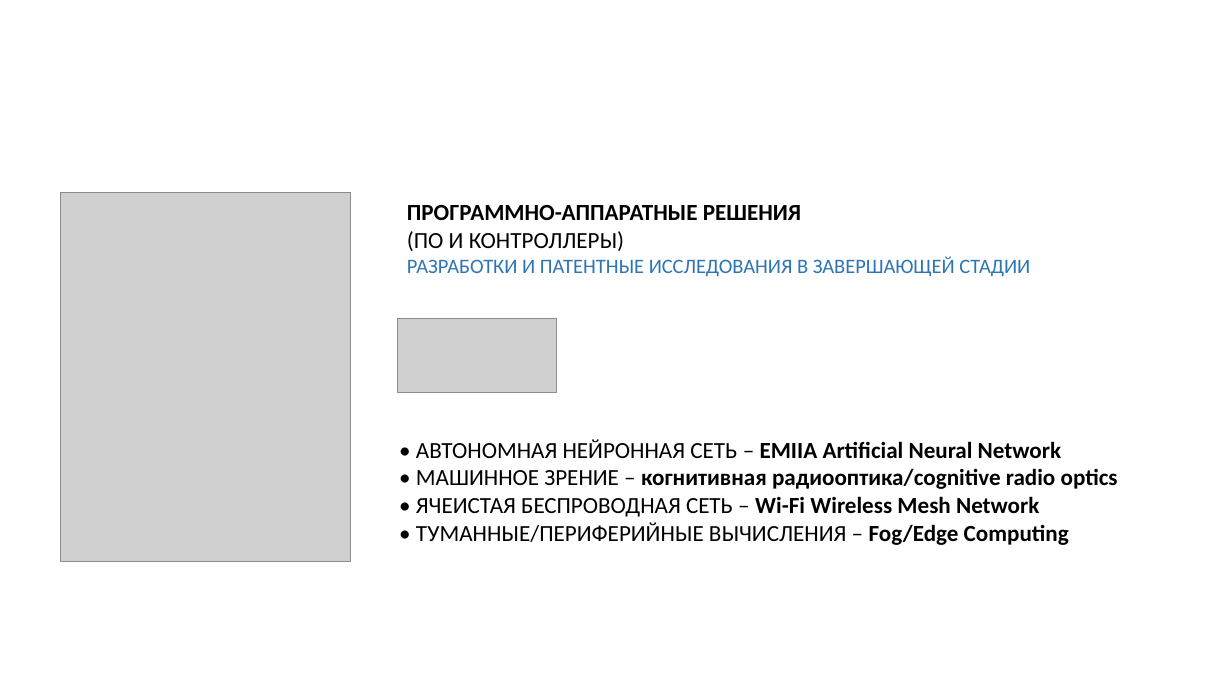
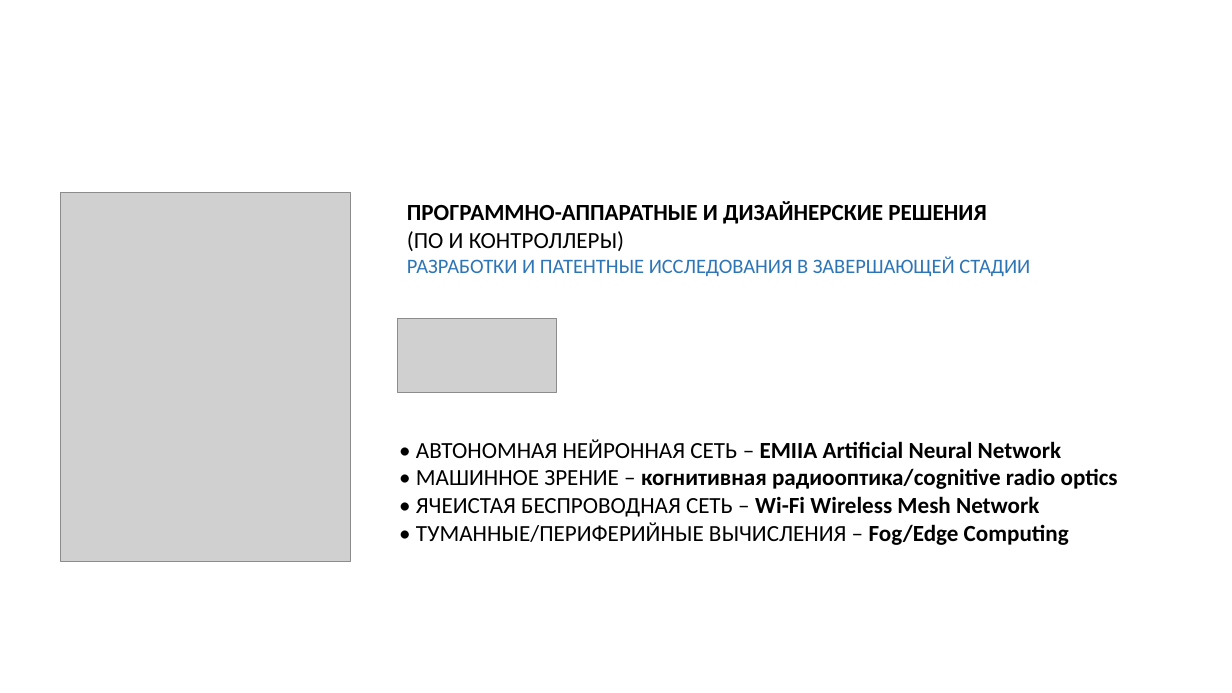
Before and after one commit to iACTUATOR/iactuator.ru, a slide deck: slide 5 of actuator.pptx. Drawn at 1232x693 pixels with LibreOffice and Linux fonts; fonts in the diff are those of the drawing; grey boxes stand for pictures. Boxes give left, top, right and bottom in pixels: in the first picture for what was removed or moved away, otherwise in the second. Text is boxed around its words. In the diff, an @@ line names an element or a change of style, - is before the commit and + after.

```diff
--- a/actuator.pptx
+++ b/actuator.pptx
@@ text at box(407, 201, 986, 224): text changed @@
-ПРОГРАММНО-АППАРАТНЫЕ РЕШЕНИЯ
+ПРОГРАММНО-АППАРАТНЫЕ И ДИЗАЙНЕРСКИЕ РЕШЕНИЯ
```
Also in this commit, not shown: 1 other slide changed, 1 other file.
